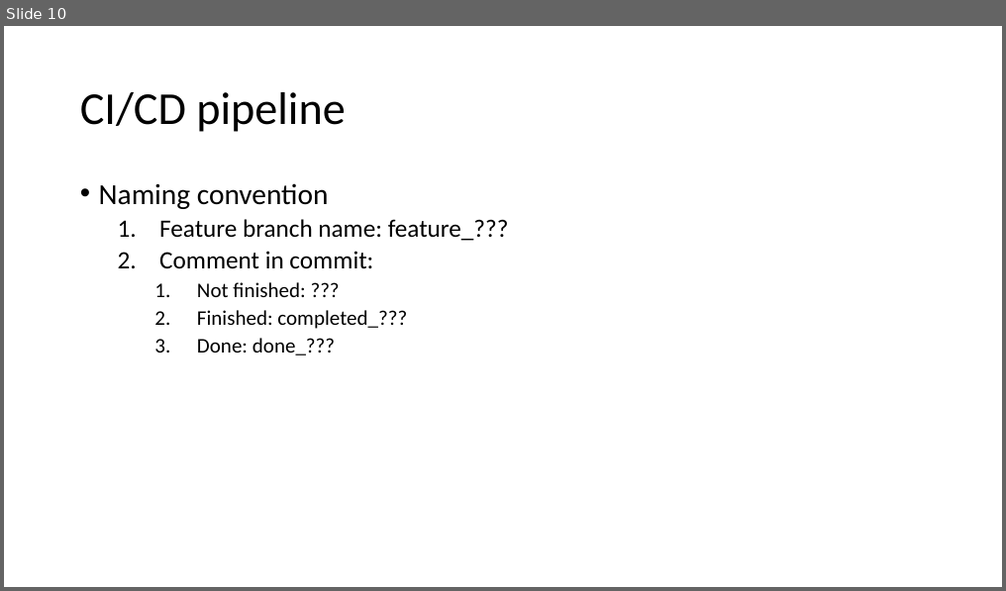
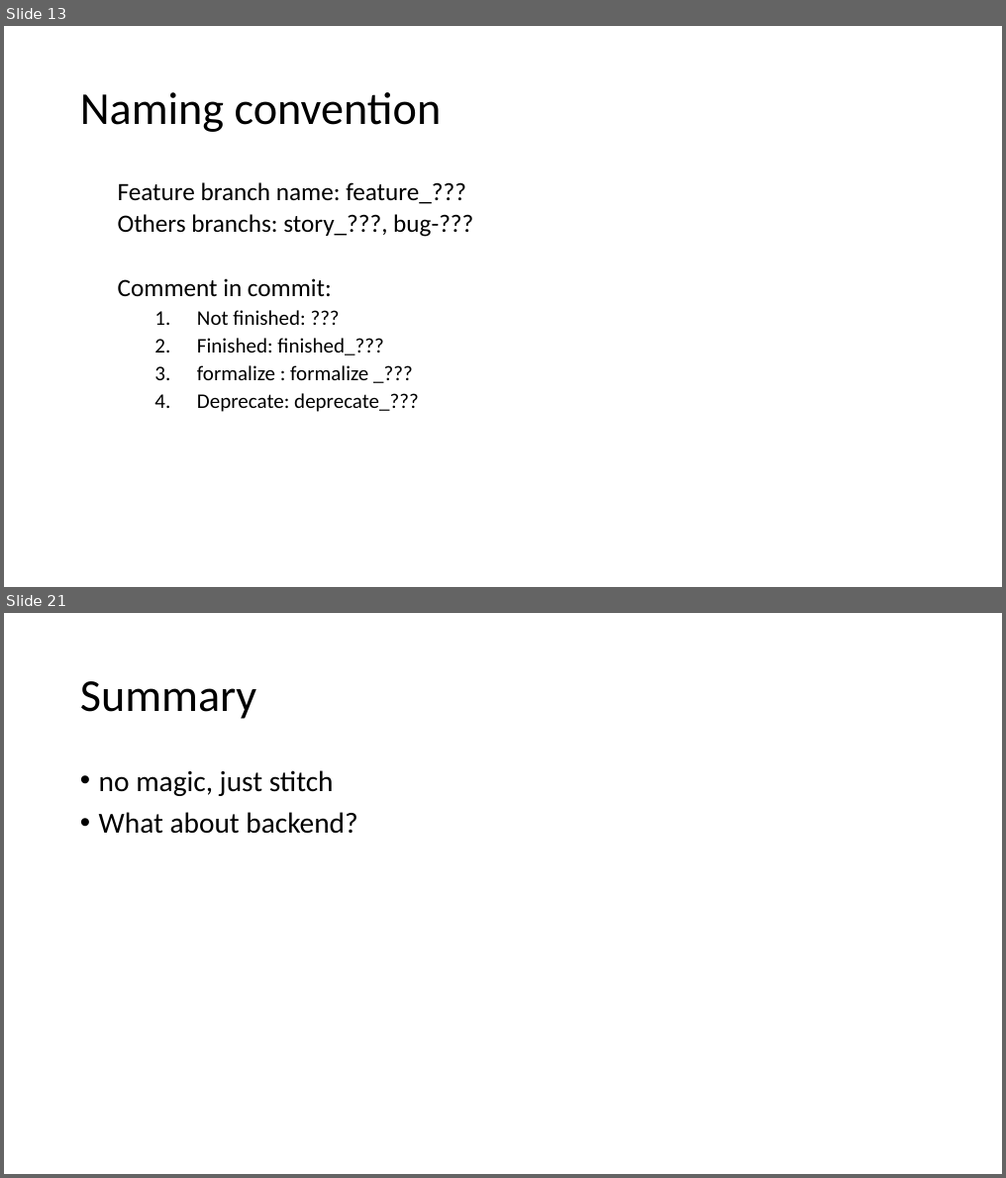
Before and after one commit to chaiyilin/featureToggling, a slide deck: featureToggles.pptx. Shown one above the other, each under a label of ours: slide 10 before the commit, slides 13 and 21 after it; the slides between them are not shown. The pictures are 1006x591 and 1006x1178 pixels, drawn with LibreOffice and Linux fonts; fonts in the diff are those of the drawing. Boxes give left, top, right and bottom in pixels: in the first picture for what was removed or moved away, otherwise in the second. Text is boxed around its words. In the diff, an @@ line names an element or a change of style, - is before the commit and + after.

```diff
--- a/featureToggles.pptx
+++ b/featureToggles.pptx
@@ slide 21 added at (x1=4, y1=613, x2=1002, y2=1174), background #FFFFFF @@
@@ title added at (x1=80, y1=681, x2=256, y2=719), 44 pt, text #000000 @@
+Summary
@@ text added at (x1=99, y1=770, x2=357, y2=834), 28 pt, text #000000 @@
+• no magic, just stitch
+• What about backend?
@@ what was slide 10 is now slide 13 @@
@@ slide 13 changed as well @@
@@ title at (x1=80, y1=92, x2=442, y2=132): text changed @@
-CI/CD pipeline
+Naming convention
@@ text at (x1=99, y1=183, x2=329, y2=209): paragraph removed @@
-• Naming convention
@@ text at (x1=118, y1=182, x2=466, y2=296): bullet 1. to none @@
@@ text at (x1=118, y1=214, x2=473, y2=237): paragraph added @@
+  Others branchs: story_???, bug-???
@@ text at (x1=197, y1=338, x2=419, y2=412): text changed @@
-    2. Finished: completed_???
-    3. Done: done_???
+    2. Finished: finished_???
+    3. formalize : formalize _???
+    4. Deprecate: deprecate_???
```
Also in this commit, not shown: 2 other slides changed, 13 other slides added, 4 slides removed.
